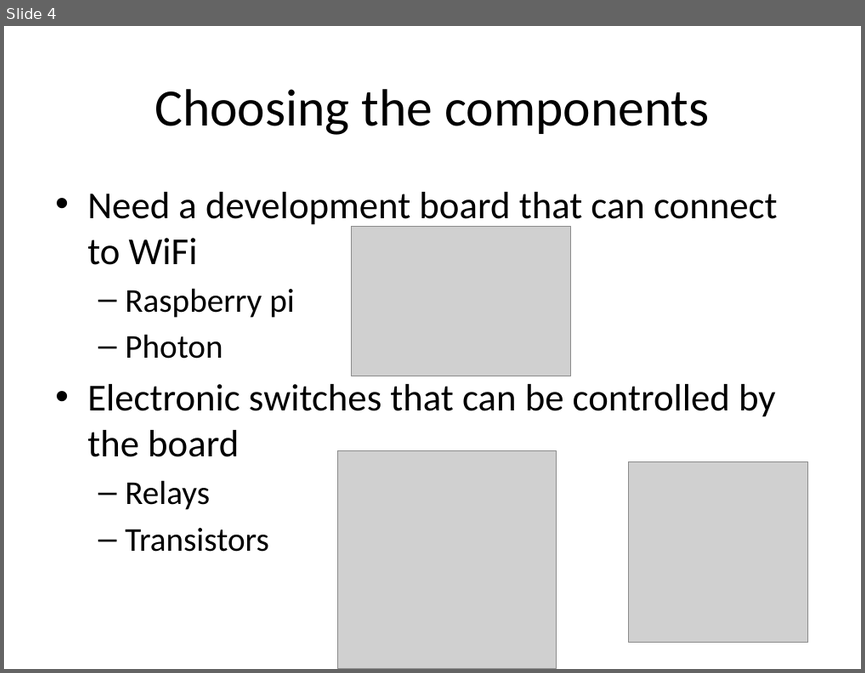
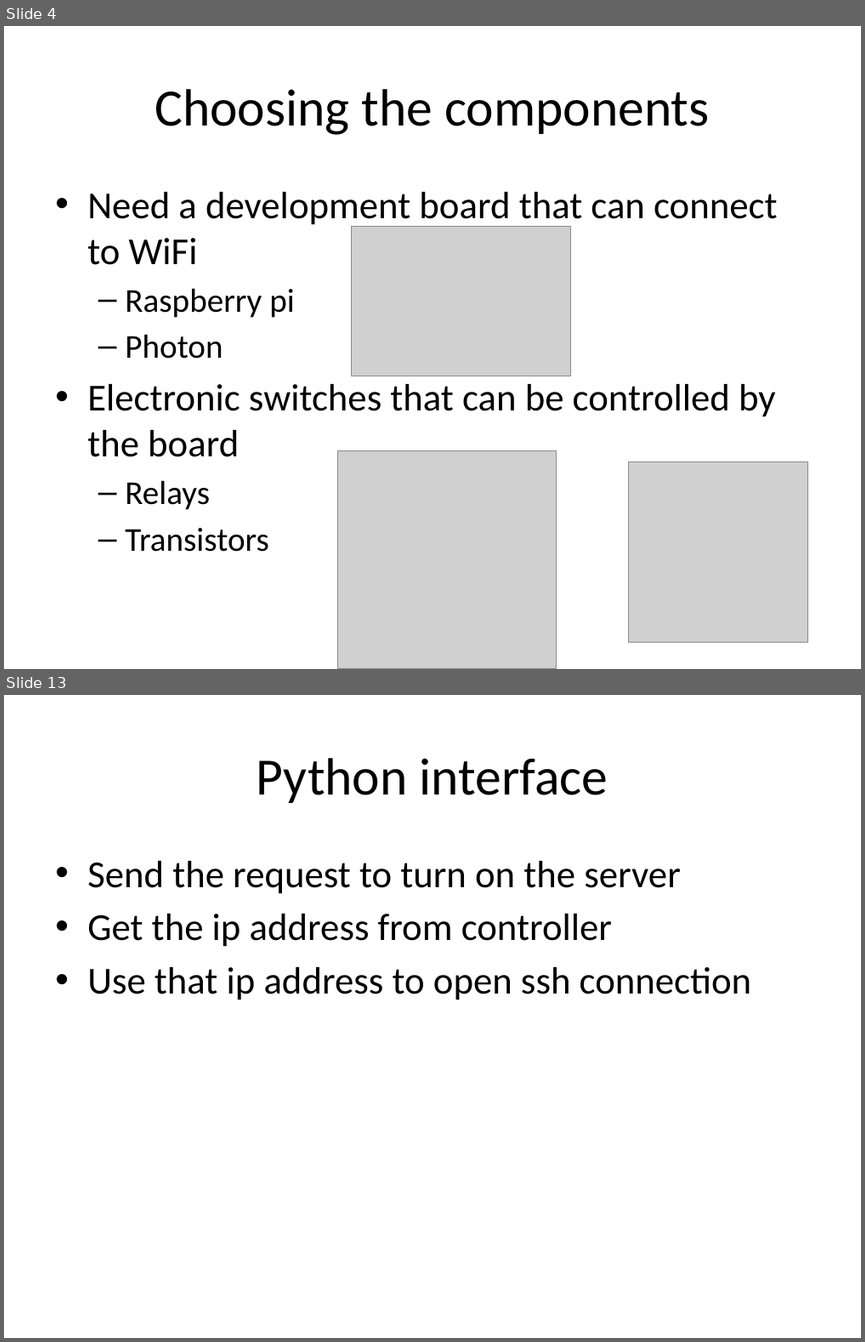
Before and after one commit to AngrySaltyFish/EPQ, a slide deck: EPQ – Artefact.pptx. Shown one above the other, each under a label of ours: slide 4 before the commit, slides 4 and 13 after it; the slides between them are not shown. The pictures are 865x673 and 865x1342 pixels, drawn with LibreOffice and Linux fonts; fonts in the diff are those of the drawing; grey boxes stand for pictures. Boxes give left, top, right and bottom in pixels: in the first picture for what was removed or moved away, otherwise in the second. Text is boxed around its words. In the diff, an @@ line names an element or a change of style, - is before the commit and + after.

```diff
--- a/EPQ – Artefact.pptx
+++ b/EPQ – Artefact.pptx
@@ slide 13 added at bbox=[4, 695, 861, 1338], background #FFFFFF @@
@@ title added at bbox=[256, 758, 608, 803], 44 pt, text #000000 @@
+Python interface
@@ text added at bbox=[87, 861, 752, 1000], 32 pt, text #000000 @@
+• Send the request to turn on the server
+• Get the ip address from controller
+• Use that ip address to open ssh connection
```
Also in this commit, not shown: 9 other slides added, 1 other file.
